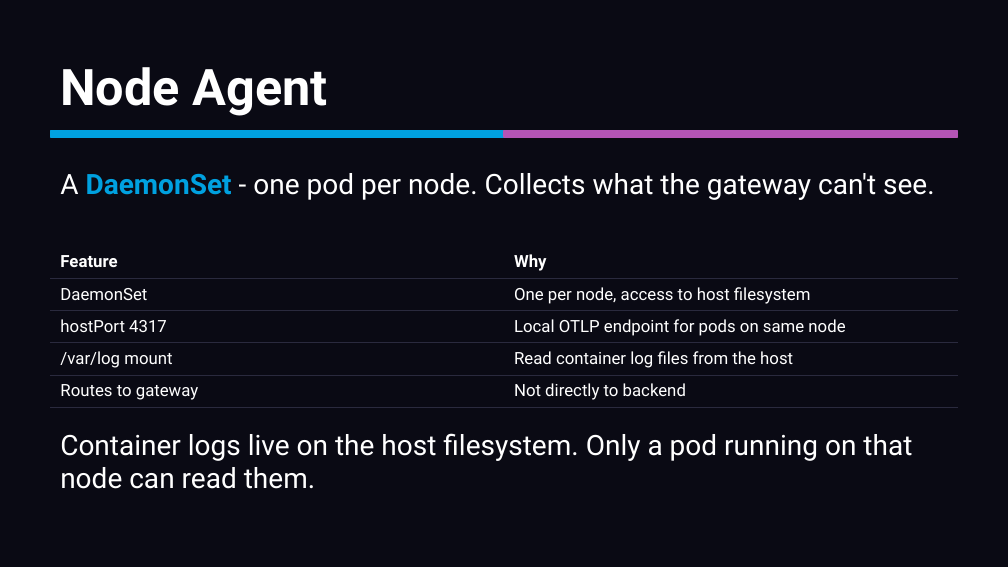
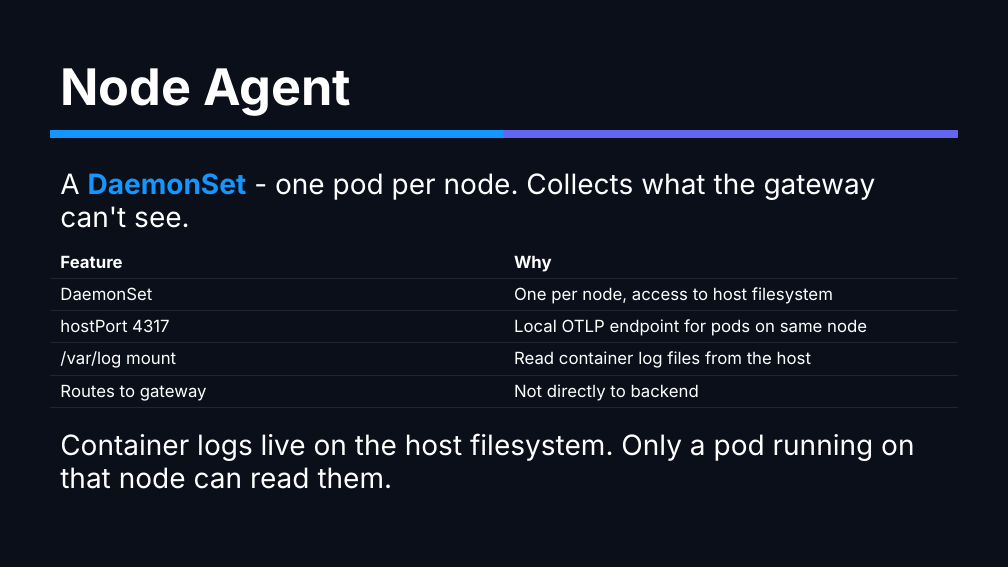
Before and after one commit to mreider/astroshop-bindplane-labs, a slide deck: slide 30 of docs/bindplane-primer/bindplane-primer.pptx. Drawn at 1008x567 pixels with LibreOffice and Linux fonts; fonts in the diff are those of the drawing. Boxes give left, top, right and bottom in pixels: in the first picture for what was removed or moved away, otherwise in the second. Text is boxed around its words. In the diff, an @@ line names an element or a change of style, - is before the commit and + after.

```diff
--- a/docs/bindplane-primer/bindplane-primer.pptx
+++ b/docs/bindplane-primer/bindplane-primer.pptx
@@ background #0A0A14 to #0B0F1A @@
@@ text "Node Agent" at box(60, 68, 351, 116): font Roboto to Inter @@
@@ rectangle at box(50, 131, 504, 137): fill #00A1E0 to #1496FF; outline #00A1E0 1 pt to #1496FF 1 pt @@
@@ rectangle at box(504, 131, 958, 137): fill #B455B6 to #6366F1; outline #B455B6 1 pt to #6366F1 1 pt @@
@@ text "A DaemonSet - one pod ..." at box(60, 173, 876, 228): font Roboto to Inter; text colour #00A1E0 to #1496FF in "DaemonSet" @@
@@ table at box(50, 246, 958, 405) @@
@@ fill #0A0A14 to #0B0F1A in 10 cells @@
@@ font Roboto to Inter @@
@@ borders changed @@
@@ text "Container logs live on the ..." at box(60, 433, 914, 489): font Roboto to Inter @@
```
Also in this commit, not shown: 57 other slides changed, 3 other files.
